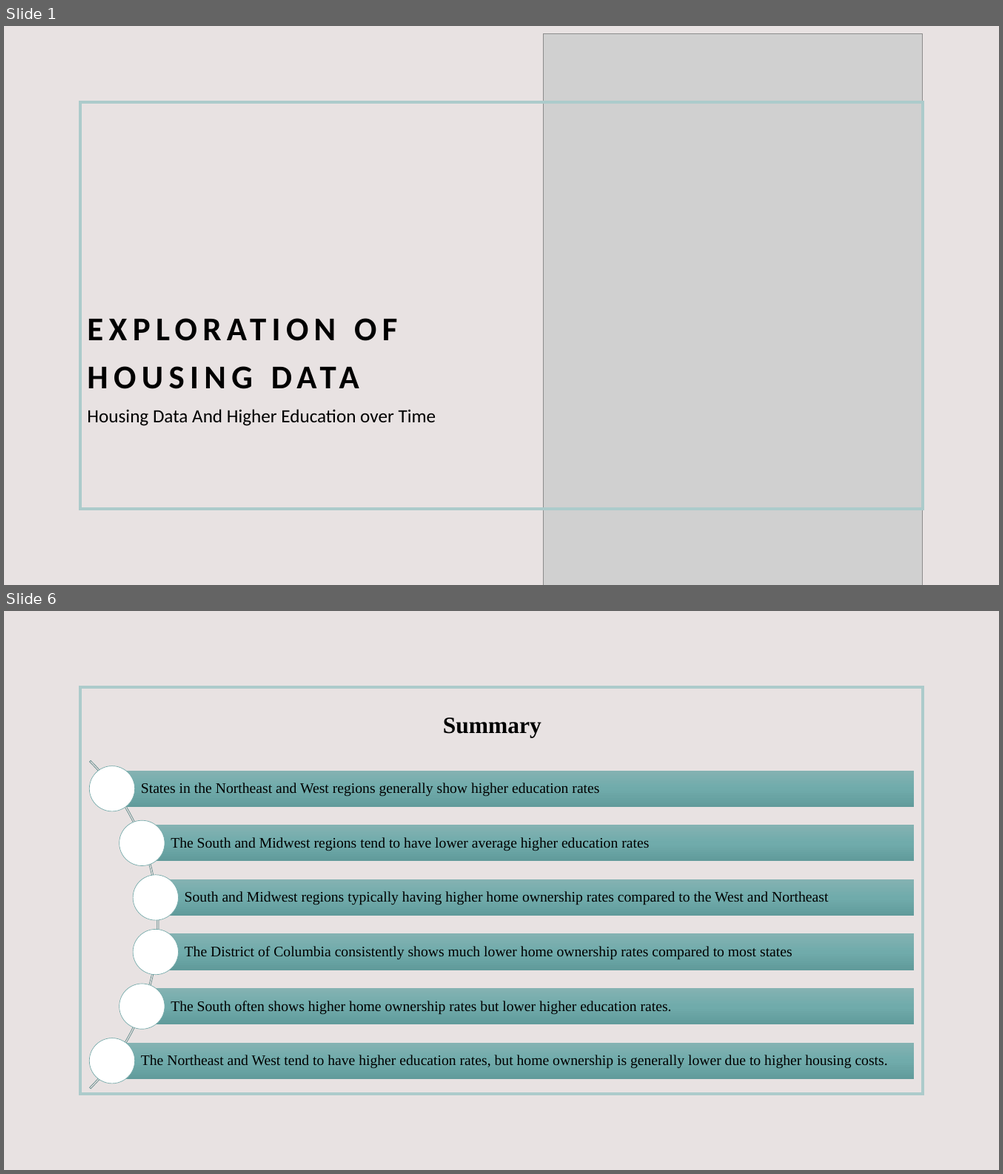
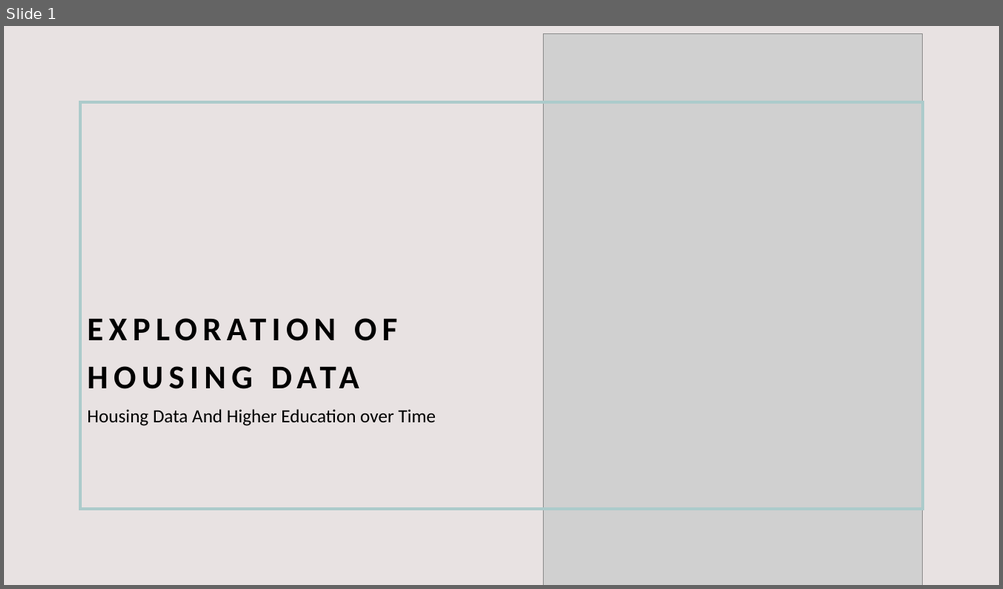
Before and after one commit to d-burke-data/Project_01, a slide deck: Work_Hawa/Hawa-Slides.pptx. Shown one above the other, each under a label of ours: slides 1 and 6 before the commit, slide 1 after it; the slides between them are not shown. The pictures are 1003x1174 and 1003x589 pixels, drawn with LibreOffice and Linux fonts; fonts in the diff are those of the drawing; grey boxes stand for pictures. Boxes give left, top, right and bottom in pixels: in the first picture for what was removed or moved away, otherwise in the second. Text is boxed around its words. In the diff, an @@ line names an element or a change of style, - is before the commit and + after.

```diff
--- a/Work_Hawa/Hawa-Slides.pptx
+++ b/Work_Hawa/Hawa-Slides.pptx
@@ slide 6 removed at (4,611,999,1170), background #E8E2E2 @@
@@ rectangle removed at (80,687,923,1095) @@
@@ text removed at (443,718,541,738) @@
-Summary
@@ group removed at (4,693,914,1157): 6 rectangles, 6 texts, 6 ellipses, 1 arch (boxed as its full ring) @@
-States in the Northeast and West regions generally show higher education rates
-The South and Midwest regions tend to have lower average higher education rates
-South and Midwest regions typically having higher home ownership rates compared to the West and Northeast
-The District of Columbia consistently shows much lower home ownership rates compared to most states
-The South often shows higher home ownership rates but lower higher education rates.
-The Northeast and West tend to have higher education rates, but home ownership is generally lower due to higher housing costs.
```
Also in this commit, not shown: 4 slides changed, 1 other file.
